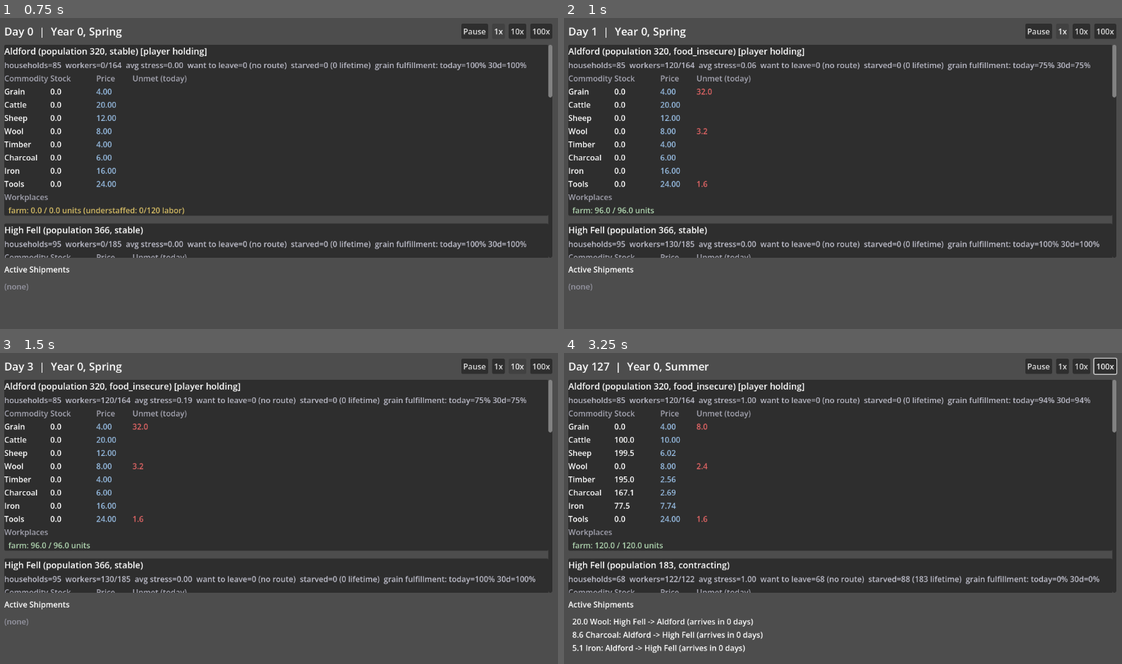
Above: before the commit, frames 1-4 (two rows, left to right).
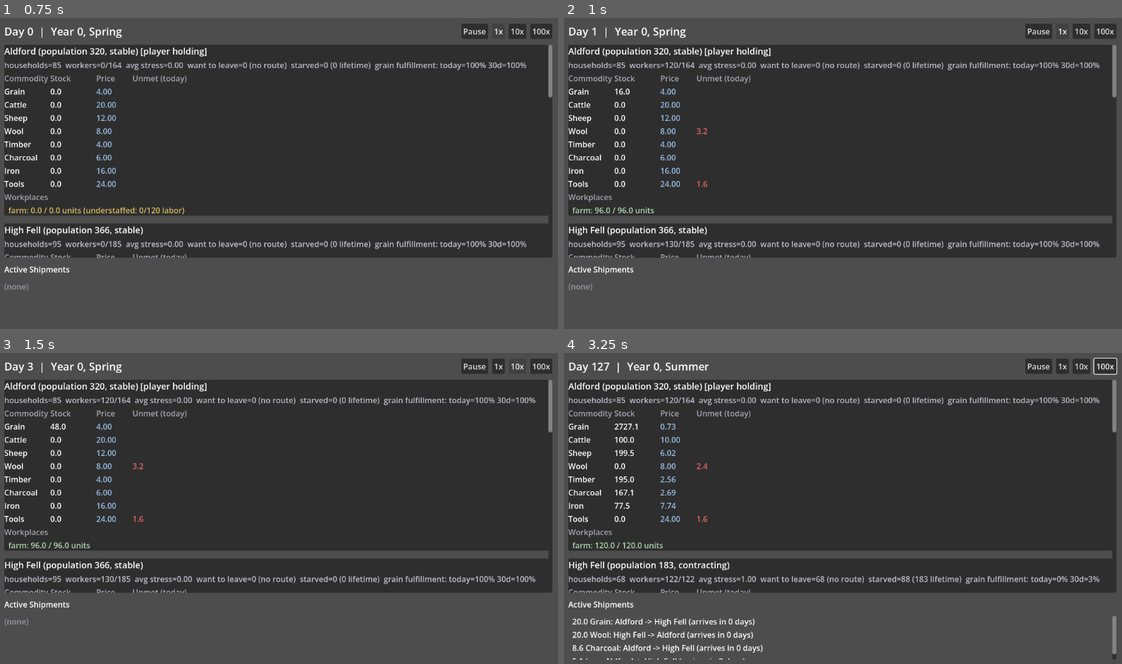
Above: after the commit, the same moments.

Repository: forsman5/sitka
Game: Godot game, scene res://scenes/sim/dashboard.tscn
The game is run twice, just before and just after one commit, with the same random seed, the same clock (stepped at 60 frames per second) and the same inputs. This scene is started directly instead of the project's main scene.
Inputs (mouse positions are in pixels of both pictures, inside the frame that each line leads up to):
- Up to frame 1 (0.75 s): click "1x" at 0.5 s
- Up to frame 2 (1 s): no input
- Up to frame 3 (1.5 s): click "10x" at 1.25 s
- Up to frame 4 (3.25 s): click "100x" at 2 s; tap Enter at 2.75 s; move the mouse to (965, 492) at 2.77 s; hold Right (ui_right) from 2.78 s (still down); hold Alt from 2.78 s (still down); click (965, 492) at 2.92 s

Frame 1 is identical in both runs. In frame 2, 0.5% of the frame differs, in the area x 8-96%, y 9-25%; in frame 3, 0.5%; in frame 4, 2.0%, in the area x 1-99%, y 9-99%.

Commit message:
Tune valley farm grain output 1.5x
At the original rate Aldford/Staithe barely covered their own demand
and had no real surplus to export once trade existed, so grain stayed
scarce valley-wide even with shipments moving every other commodity.
Aldford is now self-sufficient with a real surplus (stable, 100%
fulfillment, ~6800 stock by year end vs. 0 before); High
Fell/Oakmere/Ironbank recover further too (183/106/245 population vs.
63/21/45), though still food-insecure -- now bottlenecked by the small
authored edge capacities rather than lack of supply, a separate,
untouched tuning knob.

Only ValleySeed's farm recipe changed -- ScenarioSeeds keeps its own
separate copy, so the Milestone 0.76/1 scenario harness is unaffected
(confirmed byte-identical).

Co-Authored-By: Claude Sonnet 5 <noreply@anthropic.com>
Claude-Session: https://claude.ai/code/session_0156TjYj48cKKzMz55PvKhFa

Diff:
--- a/scripts/sim/data/valley_seed.gd
+++ b/scripts/sim/data/valley_seed.gd
@@ -90,11 +90,14 @@
 
 	# Subsistence farming: labor and land only, no manufactured inputs.
 	# Seasonal swing: light spring planting, steady summer, harvest bump,
-	# near-dormant winter.
+	# near-dormant winter. Output rate bumped 1.5x from the original 1.0 --
+	# at 1.0, Aldford/Staithe barely covered their own demand and had no
+	# real surplus to export once trade (Milestone 1) existed, so grain
+	# stayed scarce valley-wide even with shipments moving other goods.
 	var farm_recipe := Recipe.new(
 		"farm",
 		{},
-		{Commodity.Type.GRAIN: 1.0},
+		{Commodity.Type.GRAIN: 1.5},
 		[0.8, 1.0, 1.6, 0.1],
 	)
 	_add_workplace(workplaces, settlements, 1, ALDFORD, farm_recipe, 120.0)
